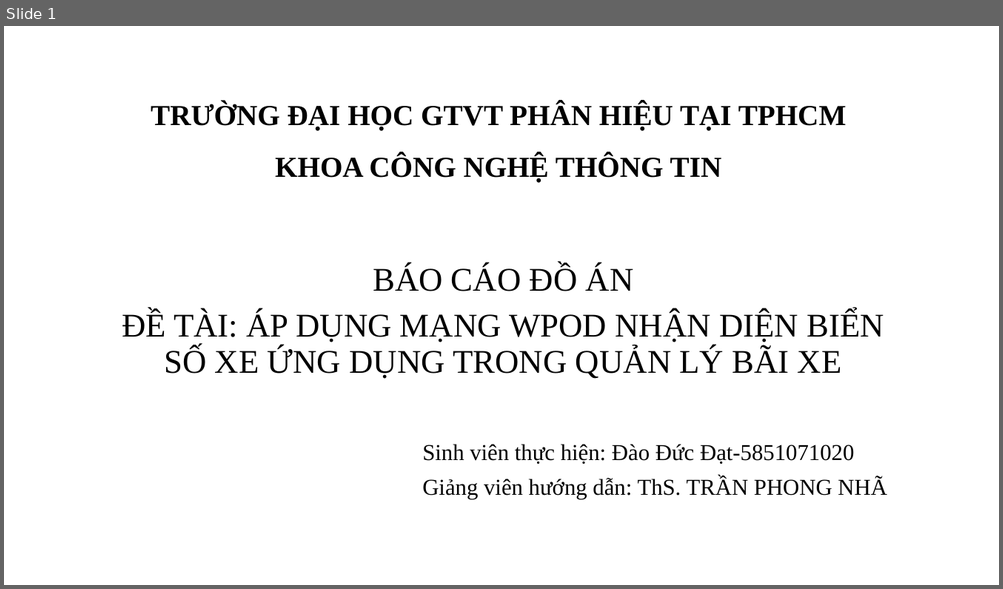
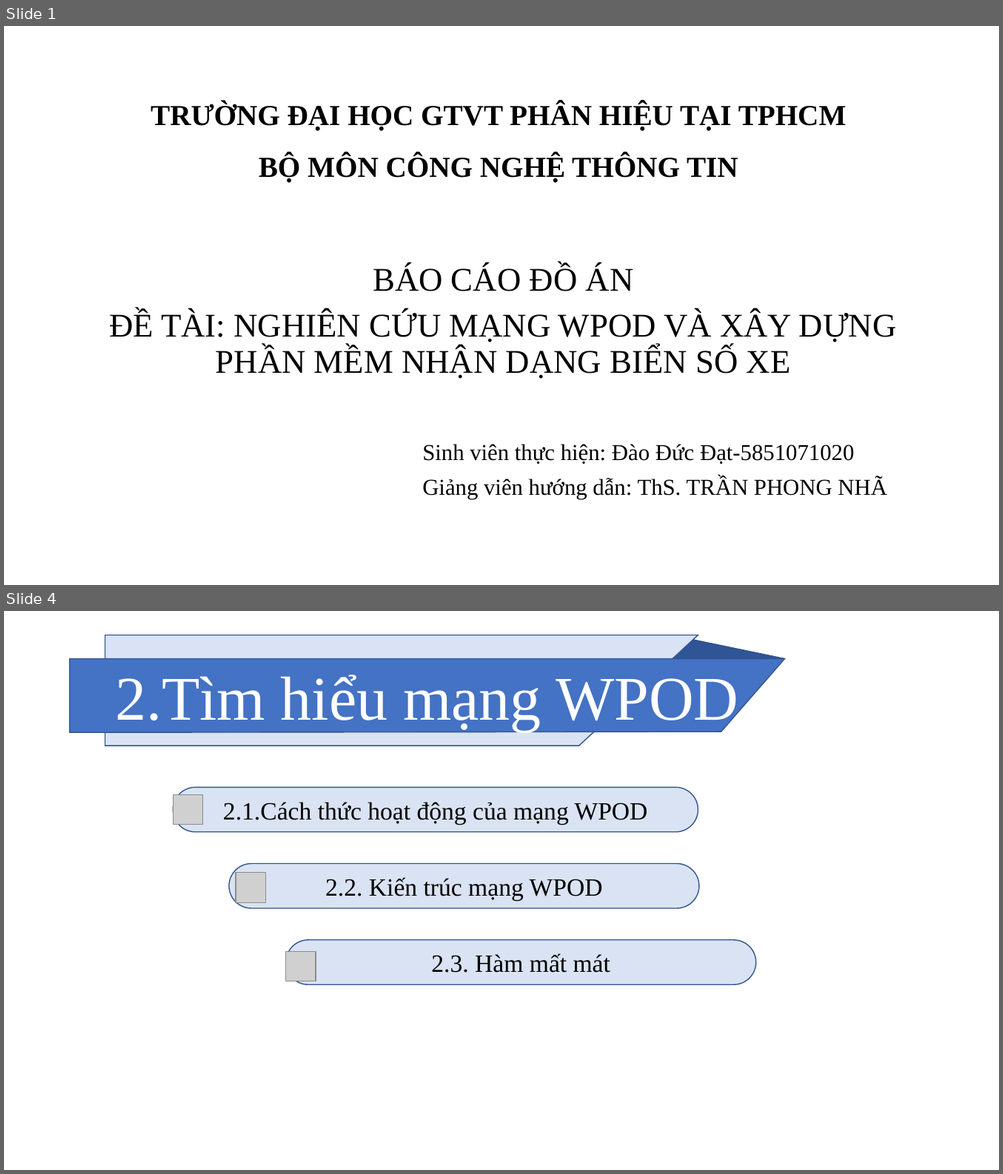
Before and after one commit to datdao999/graduation_project, a slide deck: thuyet_trinh_tot nghiep.pptx. Shown one above the other, each under a label of ours: slide 1 before the commit, slides 1 and 4 after it; the slides between them are not shown. The pictures are 1003x589 and 1003x1174 pixels, drawn with LibreOffice and Linux fonts; fonts in the diff are those of the drawing; grey boxes stand for pictures; background and template pictures are left out. Boxes give left, top, right and bottom in pixels: in the first picture for what was removed or moved away, otherwise in the second. Text is boxed around its words. In the diff, an @@ line names an element or a change of style, - is before the commit and + after.

```diff
--- a/thuyet_trinh_tot nghiep.pptx
+++ b/thuyet_trinh_tot nghiep.pptx
@@ slide 4 added at box(4, 611, 999, 1170), background #FFFFFF @@
@@ freeform shape added at box(105, 635, 698, 746), fill #DAE3F3, outline #325491 1 pt @@
@@ freeform shape added at box(674, 640, 785, 659), fill #2F5597, outline #325491 1 pt @@
@@ freeform shape added at box(70, 659, 785, 732), fill #4472C4, outline #325491 1 pt, 60 pt, text #FFFFFF @@
+2.Tìm hiểu mạng WPOD
@@ rounded rectangle added at box(173, 787, 698, 832), fill #DAE3F3, outline #325491 1 pt, 24 pt, text #000000 @@
+2.1.Cách thức hoạt động của mạng WPOD
@@ picture added at box(173, 795, 202, 824) @@
@@ rounded rectangle added at box(229, 864, 700, 908), fill #DAE3F3, outline #325491 1 pt, 24 pt, text #000000 @@
+2.2. Kiến trúc mạng WPOD
@@ picture added at box(236, 873, 266, 903) @@
@@ rounded rectangle added at box(286, 940, 756, 985), fill #DAE3F3, outline #325491 1 pt, 24 pt, text #000000 @@
+2.3. Hàm mất mát
@@ picture added at box(286, 952, 316, 982) @@
@@ slide 1 changed as well @@
@@ title at box(151, 102, 846, 183): text changed @@
-TRƯỜNG ĐẠI HỌC GTVT PHÂN HIỆU TẠI TPHCM
-KHOA CÔNG NGHỆ THÔNG TIN
+TRƯỜNG ĐẠI HỌC GTVT PHÂN HIỆU TẠI TPHCM
+BỘ MÔN CÔNG NGHỆ THÔNG TIN
@@ text at box(109, 312, 896, 379): text changed @@
-ĐỀ TÀI: ÁP DỤNG MẠNG WPOD NHẬN DIỆN BIỂN SỐ XE ỨNG DỤNG TRONG QUẢN LÝ BÃI XE
+ĐỀ TÀI: NGHIÊN CỨU MẠNG WPOD VÀ XÂY DỰNG PHẦN MỀM NHẬN DẠNG BIỂN SỐ XE
```
Also in this commit, not shown: 5 other slides changed, 11 other slides added, 20 slides removed, 8 other files.
